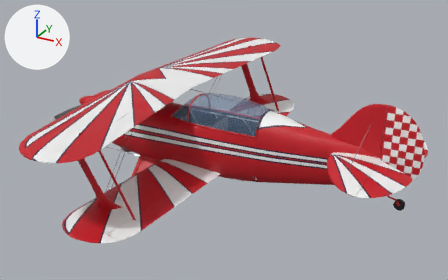
The glTF model unity/Assets/_Project/Resources/Models/pitts-s2b-like/pitts-s2b-like-own-checker-unmarked.glb, before and after one commit.
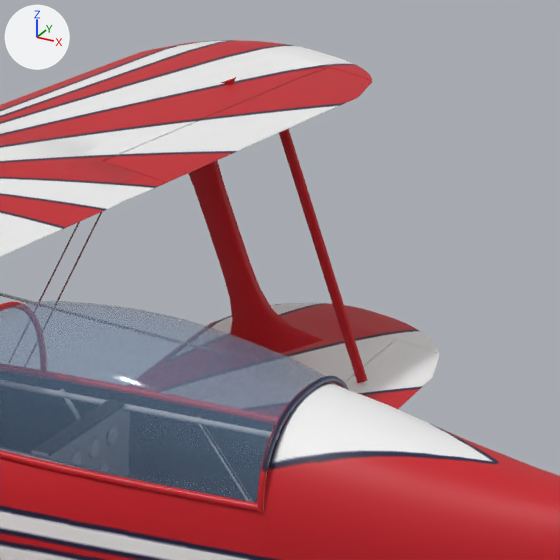
The first picture shows the older version from a 50 mm camera at (5.05, -7.54, 3.62) aimed at (0.9, 0.01, -0.15). The close-ups show the older and then the newer version on the part from 45% to 71% of the width and 10% to 53% of the height of that picture. Only the edits that show in the close-ups are written down. The lights are fixed; the arrows at upper left show +X, +Y and +Z. Vertices at exactly the same position are counted once.

The first close-up shows 'Aileron_LR', 'Aileron_UR', 'Canopy_Frame', 'Canopy_Glass', 'Fuselage_Painted', 'Strut_Interplane', 'Strut_Slave_R', 'Wing_Lower', 'Wing_Upper' and 1 more.
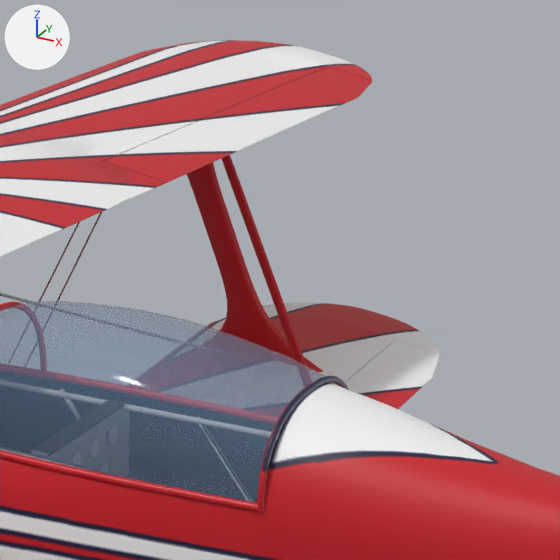
Pixel boxes [x1, y1, x2, y2] of what changed, in the close-ups (560 x 560 px):
'Strut_Interplane', reshaped
    before: [188, 77, 323, 353]
    after: [187, 162, 324, 372]
'Strut_Slave_R', reshaped
    before: [279, 129, 368, 383]
    after: [221, 155, 306, 365]

The change, as a diff of the scene's bpy script:
```diff
--- a/unity/Assets/_Project/Resources/Models/pitts-s2b-like/pitts-s2b-like-own-checker-unmarked.glb.py
+++ b/unity/Assets/_Project/Resources/Models/pitts-s2b-like/pitts-s2b-like-own-checker-unmarked.glb.py
@@ me_strut_interplane @@
 # used by ob_strut_interplane; location = (0.0, 0.0, 0.0)
-me_strut_interplane.from_pydata(...)  # 416 vertices, 824 faces; spans x -0.28..0.65, y -2.3..2.3, z -0.5..0.69
+me_strut_interplane.from_pydata(...)  # 1000 vertices, 1992 faces; spans x -0.34..0.67, y -2.3..2.3, z -0.41..0.57
+# me_strut_interplane part 1: 5 vertices moved within x 0.11..0.26, y 2.2..2.27, z -0.07..0.45; 199 vertices removed from x -0.28..0.65, y 2.16..2.3, z -0.5..0.69; 491 vertices added at x -0.34..0.67, y 2.16..2.3, z -0.41..0.57
+# other edits to the shape of me_strut_interplane do not show in these pictures
 me_strut_interplane.materials.append(mat_paint_red)
@@ me_strut_slave_r @@
 # used by ob_strut_slave_r; location = (0.0, 0.0, 0.0)
-me_strut_slave_r.from_pydata(...)  # 48 vertices, 92 faces; spans x 0.354..0.843, y 2.172..2.289, z -0.426..0.608
+me_strut_slave_r.from_pydata(...)  # 48 vertices, 92 faces; spans x 0.232..0.74, y 1.918..2.035, z -0.405..0.551
+# me_strut_slave_r part 2: the whole mesh is multiplied about its middle by the matrix ((0.898, -0.007, -0.068), (0.003, 0.999, 0.001), (0.024, -0.014, 0.935)), then moved by (-0.112, -0.254, -0.018)
 me_strut_slave_r.materials.append(mat_paint_red)
```
